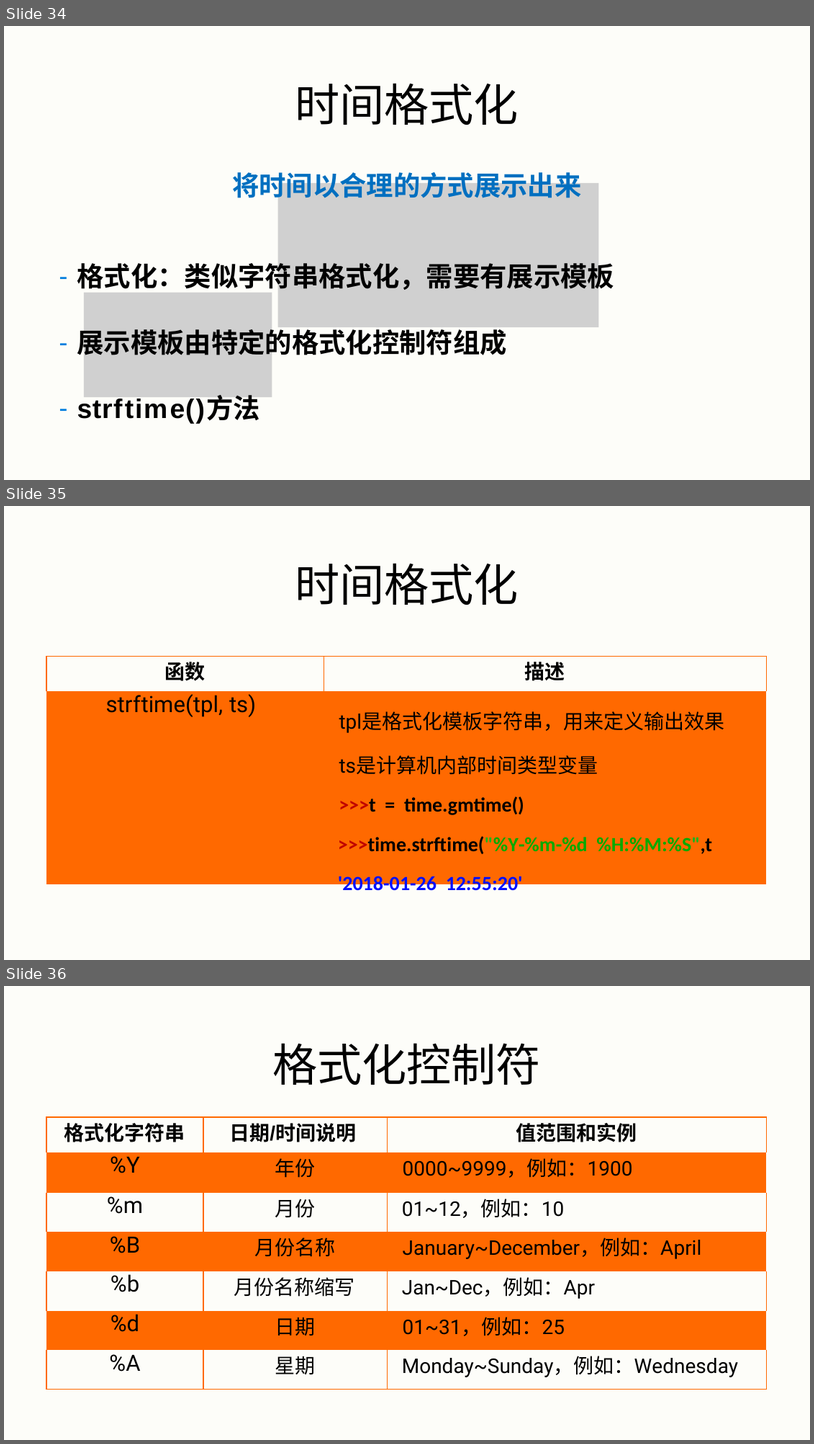
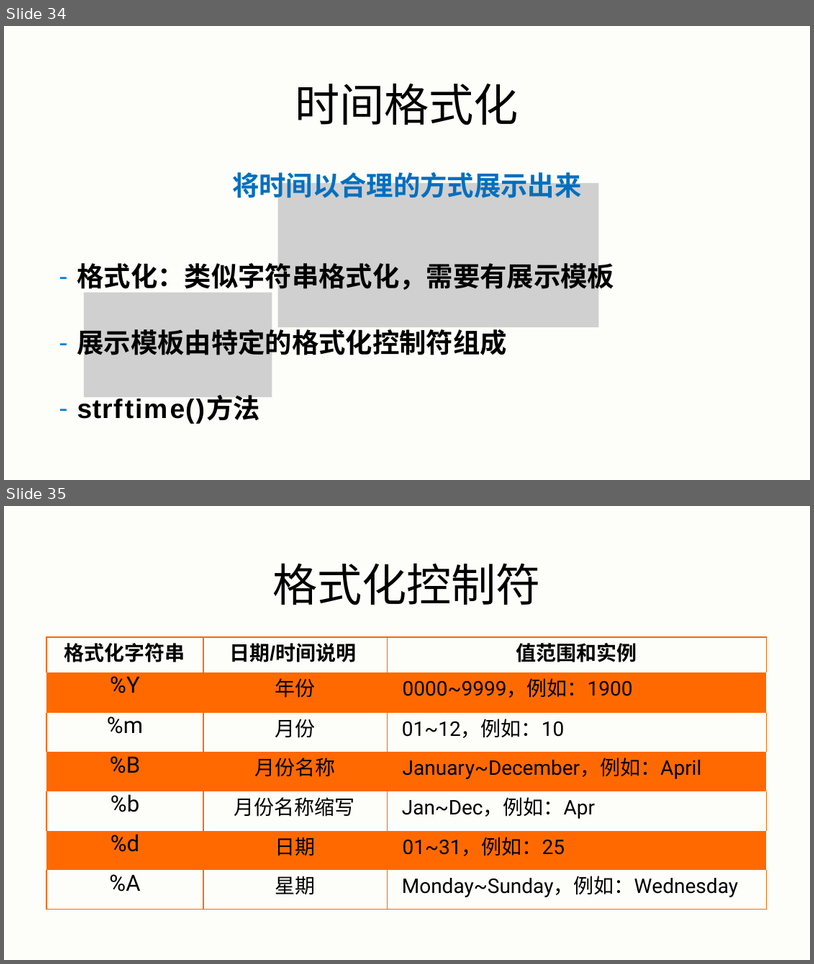
Before and after one commit to xpyuanfly/python-jxbj, a slide deck: 3.基本数据类型/3.基本数据类型.pptx. Shown one above the other, each under a label of ours: slides 34, 35 and 36 before the commit, slides 34 and 35 after it. The pictures are 814x1444 and 814x964 pixels, drawn with LibreOffice and Linux fonts; fonts in the diff are those of the drawing; grey boxes stand for pictures. Boxes give left, top, right and bottom in pixels: in the first picture for what was removed or moved away, otherwise in the second. Text is boxed around its words. In the diff, an @@ line names an element or a change of style, - is before the commit and + after.

```diff
--- a/3.基本数据类型/3.基本数据类型.pptx
+++ b/3.基本数据类型/3.基本数据类型.pptx
@@ slide 35 removed at <box>4,506,810,960</box>, background #FFFFFF; not listed: 1 template element that a slide beside it also shows @@
@@ title removed at <box>296,563,519,605</box> @@
-时间格式化
@@ table removed at <box>46,656,767,898</box>, 2 rows, 2 columns @@
-函数 | 描述
-strftime(tpl, ts) | tpl是格式化模板字符串，用来定义输出效果 ts是计算机内部时间类型变量 / >>>t = time.gmtime() / >>>time.strftime("%Y-%m-%d %H:%M:%S",t '2018-01-26 12:55:20'
@@ picture removed at <box>278,663,599,808</box> @@
@@ picture removed at <box>84,772,272,877</box> @@
@@ text removed at <box>758,819,772,842</box> @@
-)
@@ what was slide 36 is now slide 35 @@
```
Also in this commit, not shown: 2 slides changed, 1 other slide removed, 5 other files.
